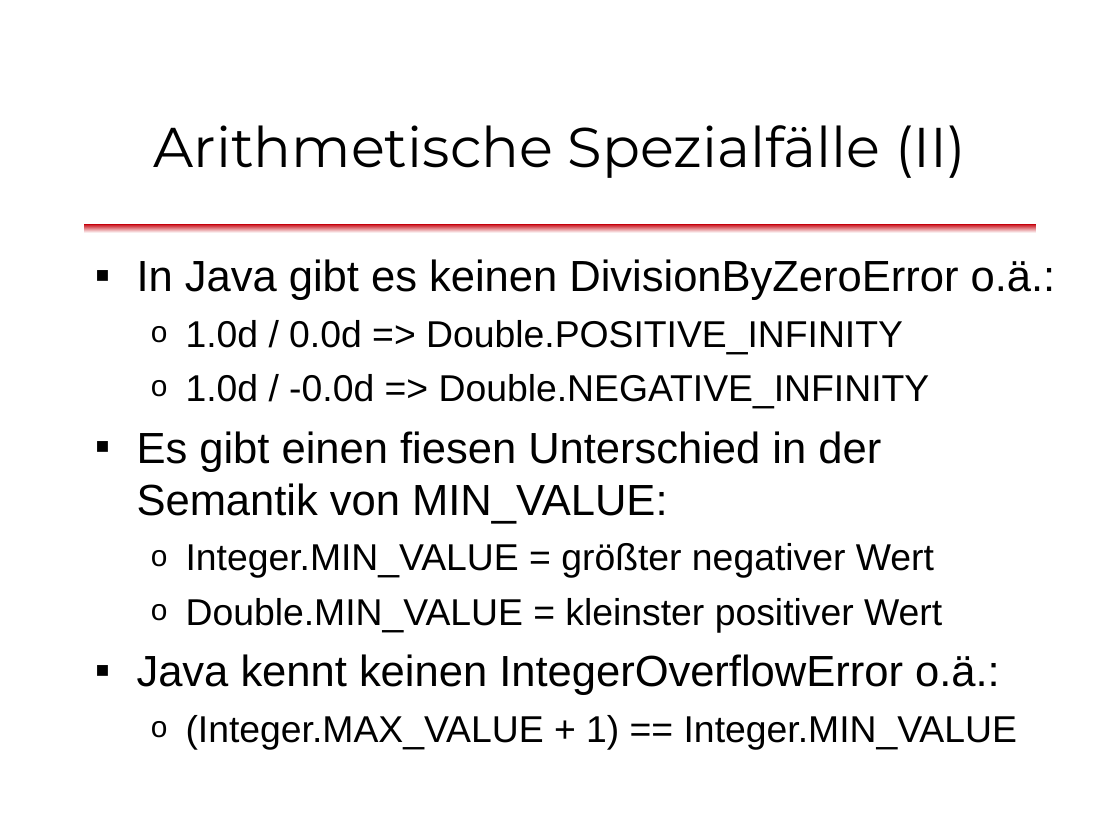
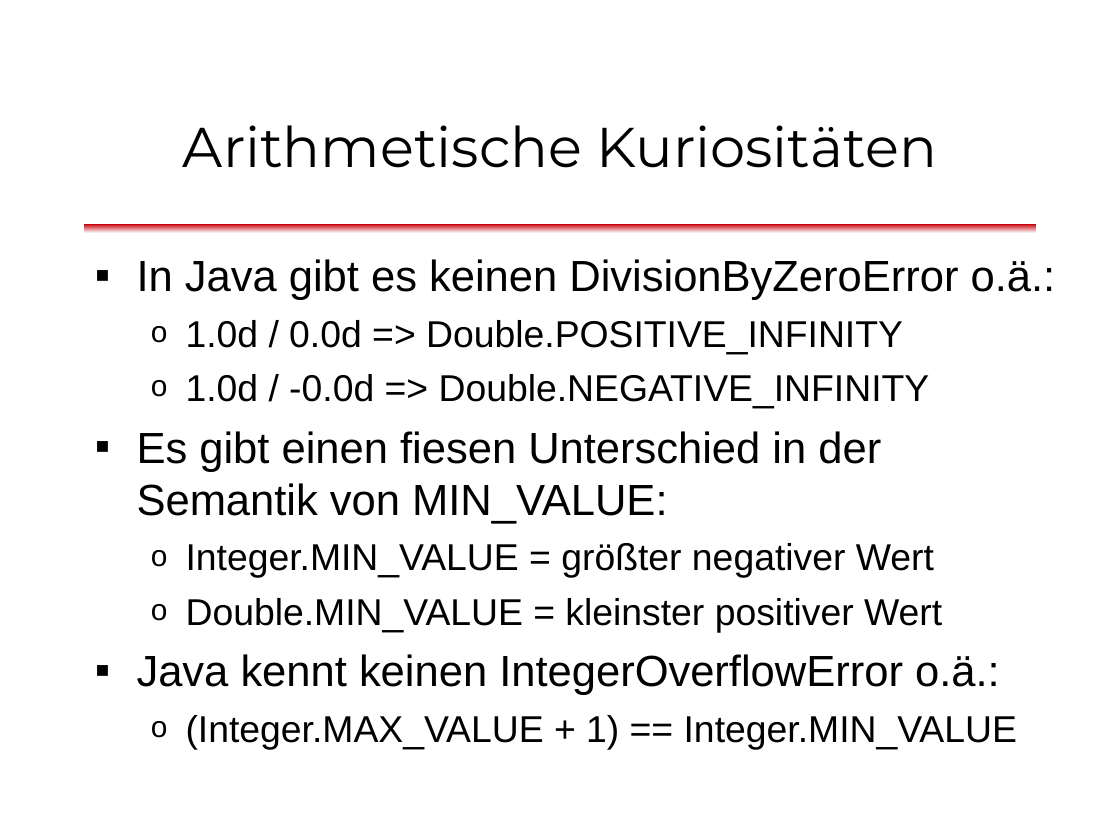
Before and after one commit to dlindner/vorlesung-se2-dhbw, a slide deck: slide 37 of added_2013/Unit Tests mit JUnit (2013).odp (slide 43 before the commit). Drawn at 1120x840 pixels with LibreOffice and Linux fonts; fonts in the diff are those of the drawing; background and template pictures are left out. Boxes give left, top, right and bottom in pixels: in the first picture for what was removed or moved away, otherwise in the second. Text is boxed around its words. In the diff, an @@ line names an element or a change of style, - is before the commit and + after.

```diff
--- a/added_2013/Unit Tests mit JUnit (2013).odp
+++ b/added_2013/Unit Tests mit JUnit (2013).odp
@@ title at bbox=[183, 125, 937, 168]: text changed @@
-Arithmetische Spezialfälle (II)
+Arithmetische Kuriositäten
```
Also in this commit, not shown: 4 other slides changed, 8 slides added, 10 slides removed.
